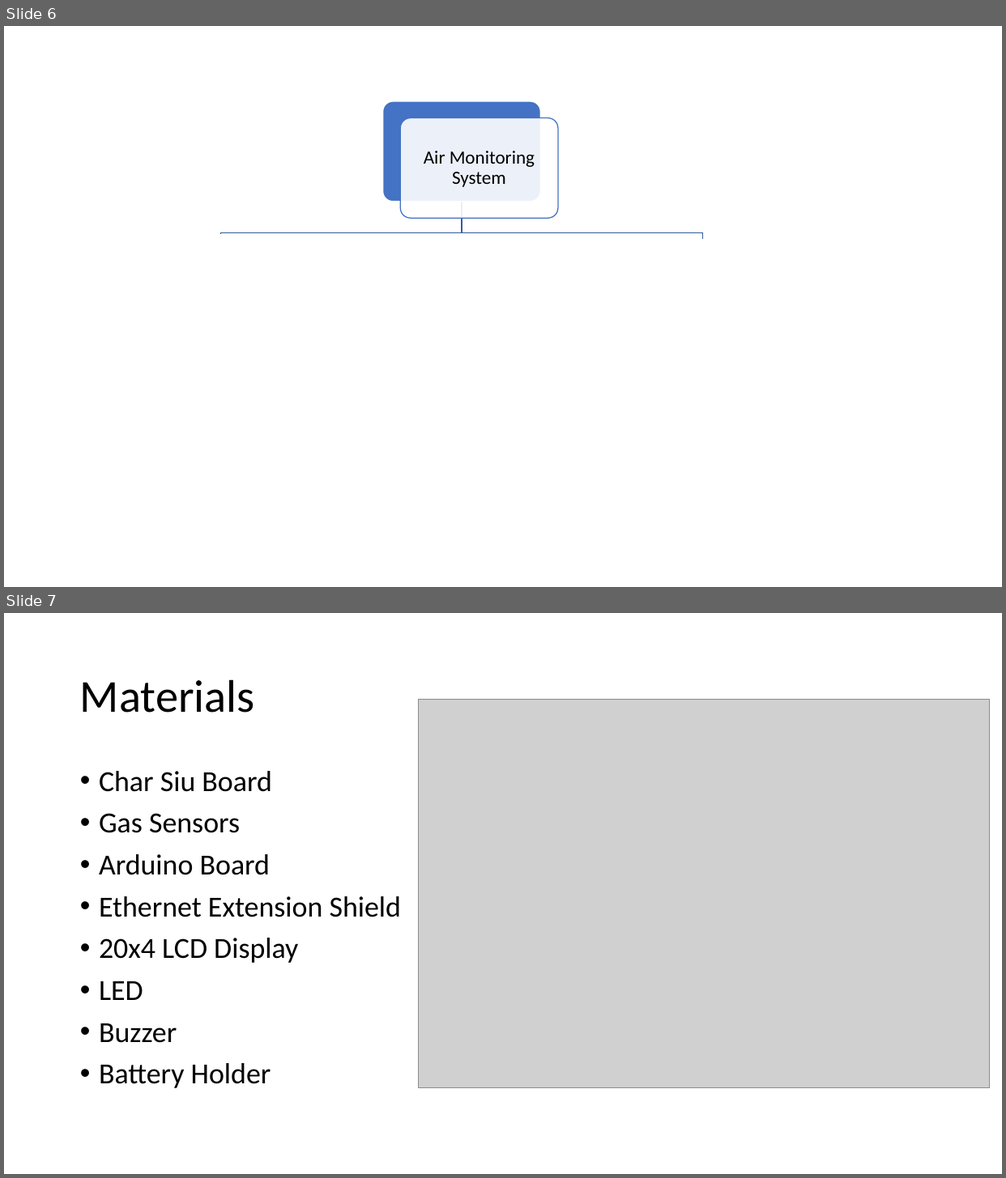
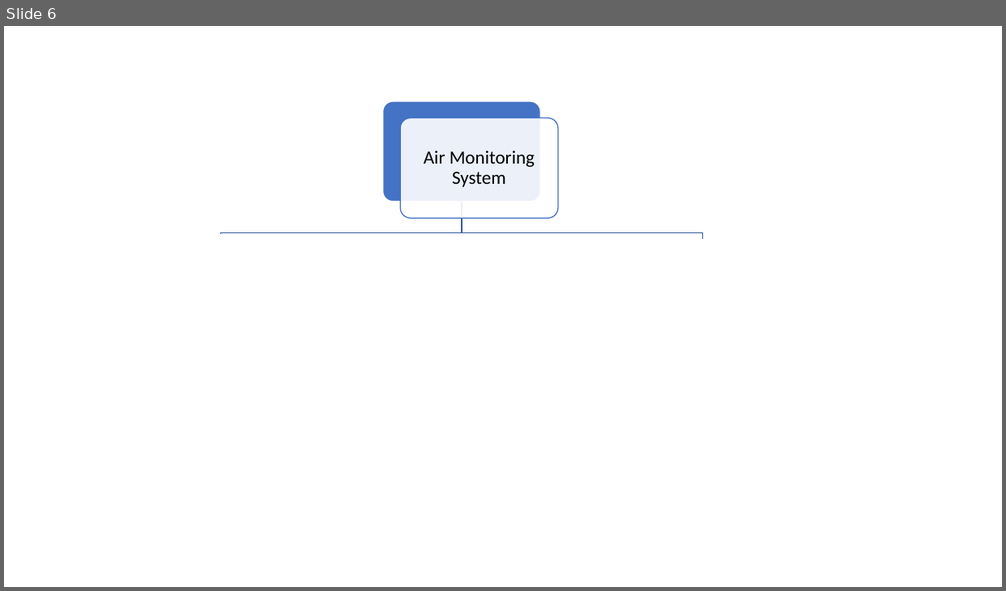
Before and after one commit to Danielc3388/AirMonitor, a slide deck: Presentation of proposal.pptx. Shown one above the other, each under a label of ours: slides 6 and 7 before the commit, slide 6 after it. The pictures are 1006x1178 and 1006x591 pixels, drawn with LibreOffice and Linux fonts; fonts in the diff are those of the drawing; grey boxes stand for pictures. Boxes give left, top, right and bottom in pixels: in the first picture for what was removed or moved away, otherwise in the second. Text is boxed around its words. In the diff, an @@ line names an element or a change of style, - is before the commit and + after.

```diff
--- a/Presentation of proposal.pptx
+++ b/Presentation of proposal.pptx
@@ slide 7 removed at (4, 613, 1002, 1174), background #FFFFFF @@
@@ title removed at (80, 679, 255, 713) @@
-Materials
@@ picture removed at (419, 699, 990, 1088) @@
@@ text removed at (99, 771, 402, 1088) @@
-• Char Siu Board
-• Gas Sensors
-• Arduino Board
-• Ethernet Extension Shield
-• 20x4 LCD Display
-• LED
-• Buzzer
-• Battery Holder
```
Also in this commit, not shown: 2 slides changed, 1 slide added, 2 other files.
